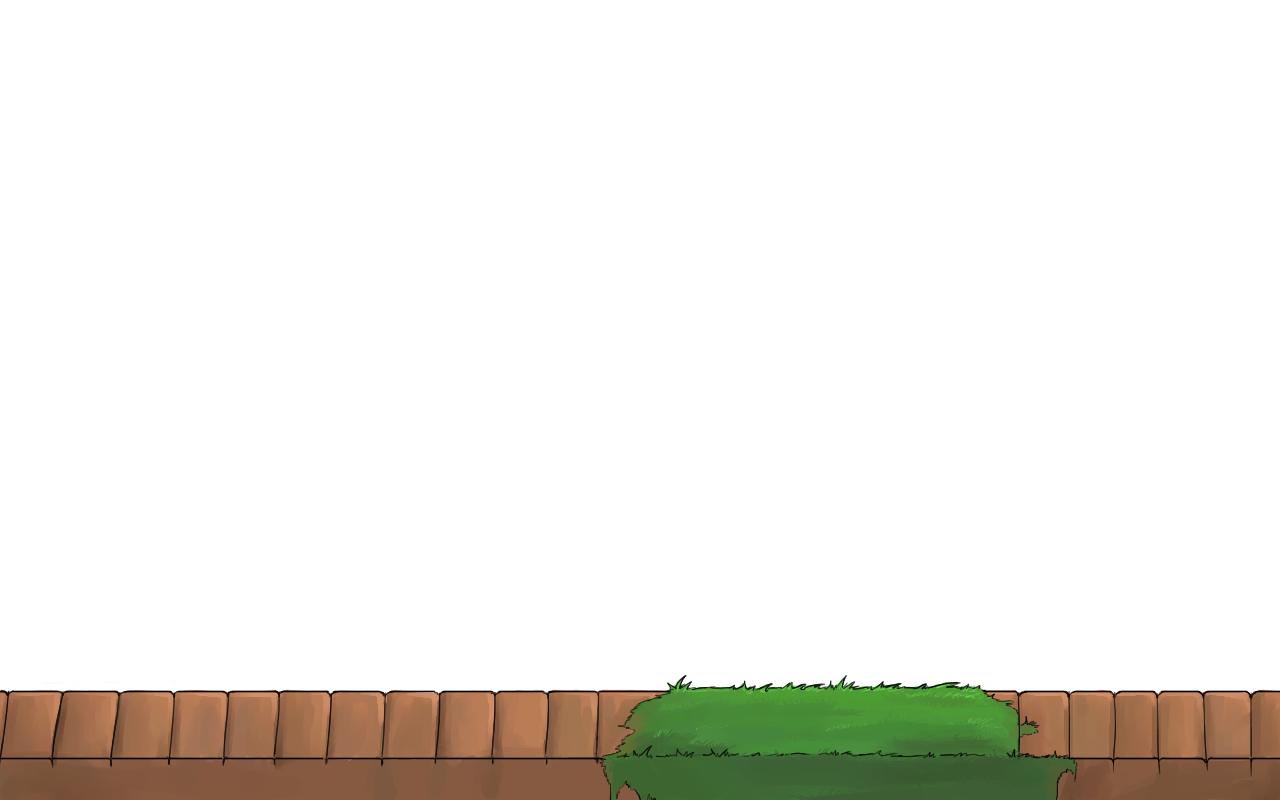
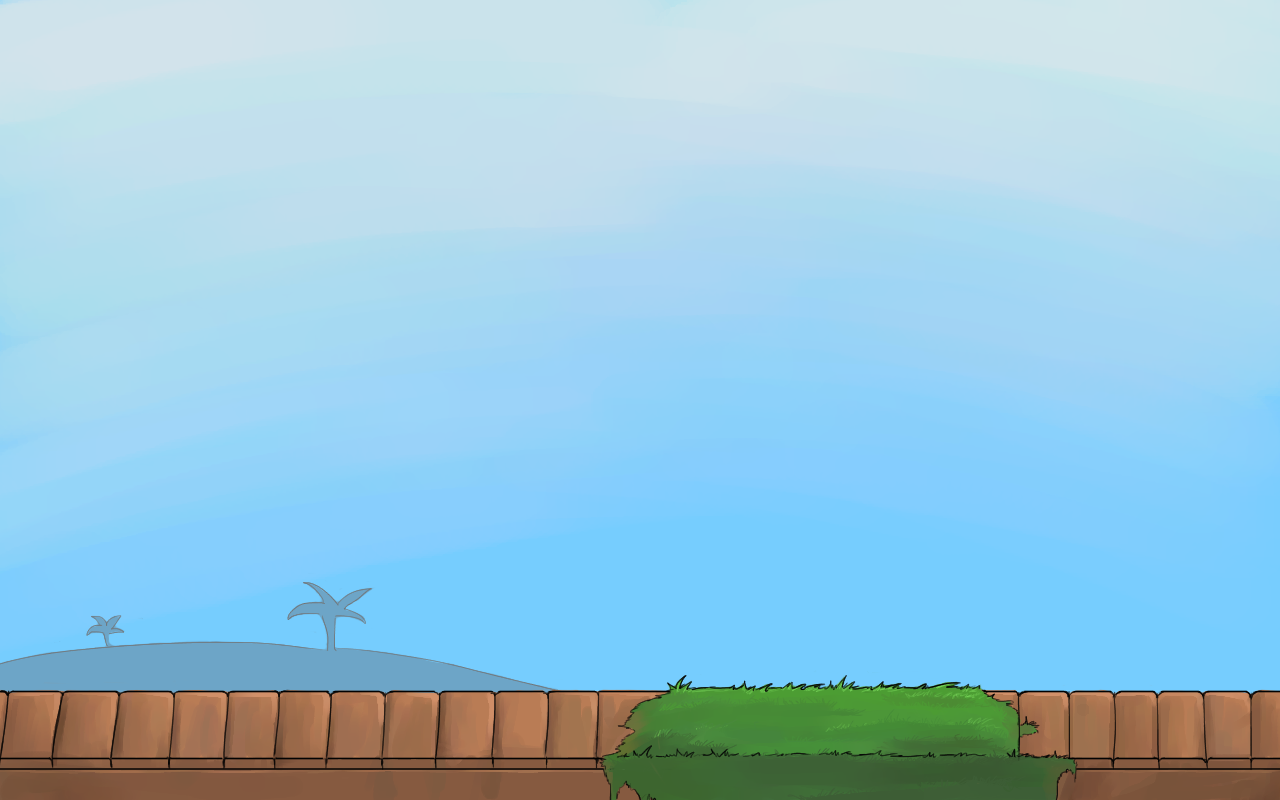
The second 1280px x 800px image is a revision of the first. Changes to its layers:
added layer "Layer 3" in group "Group 1" over 599, 675, 1078, 779
added layer "Layer 2" in group "Group 1" over 0, 689, 1263, 778
painted on "Layer 1" over 0, 768, 1280, 770
added group "Color" with 2 layers above "Layer 7" over 0, 670, 1280, 779
renamed "Layer 3" to "Layer 4", moved it into group "Color", painted on it over 0, 675, 1280, 779
renamed "Layer 2" to "Layer 5", moved it into group "Color", painted on it over 0, 670, 1263, 779
added layer "Layer 7" above "Layer 6" over 0, 582, 687, 694
renamed "Layer 4" to "Layer 6", painted on it over 0, 573, 1280, 779
renamed "Layer 5" to "Layer 8", painted on it over 0, 0, 1280, 779
painted on "Background" over 0, 0, 1280, 779
